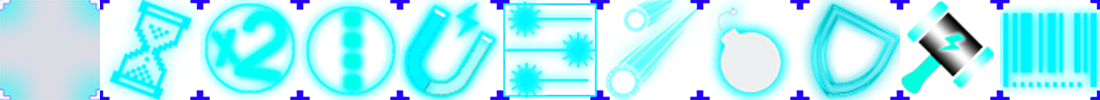
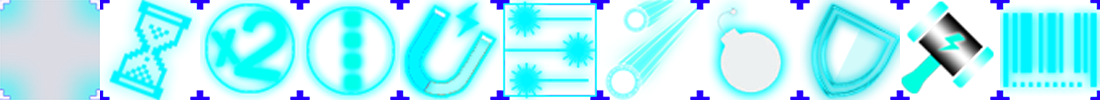
Layered file, before and after one edit (w=1100, h=100). Changes by layer:
painted on "shield" over [822, 16, 888, 86]
